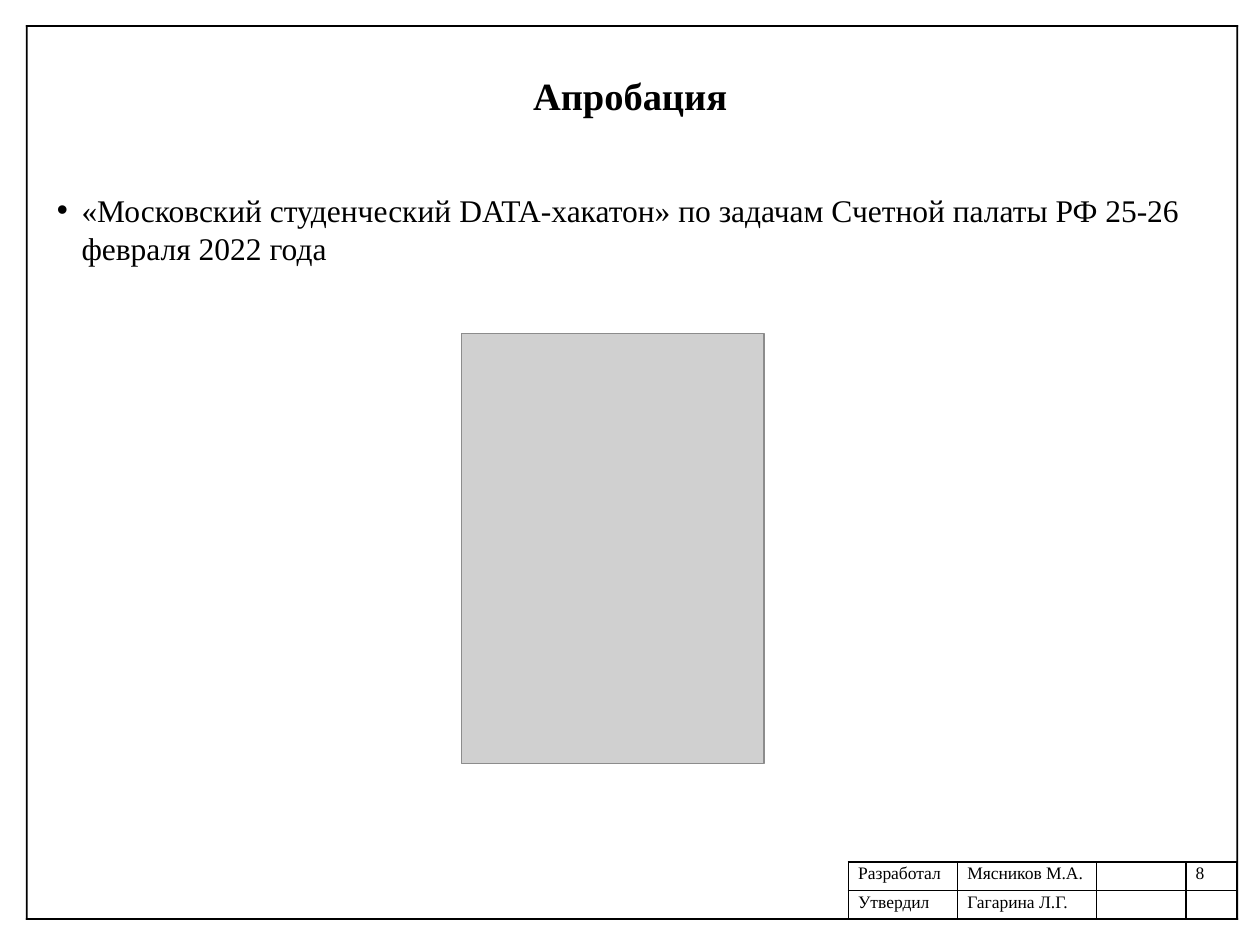
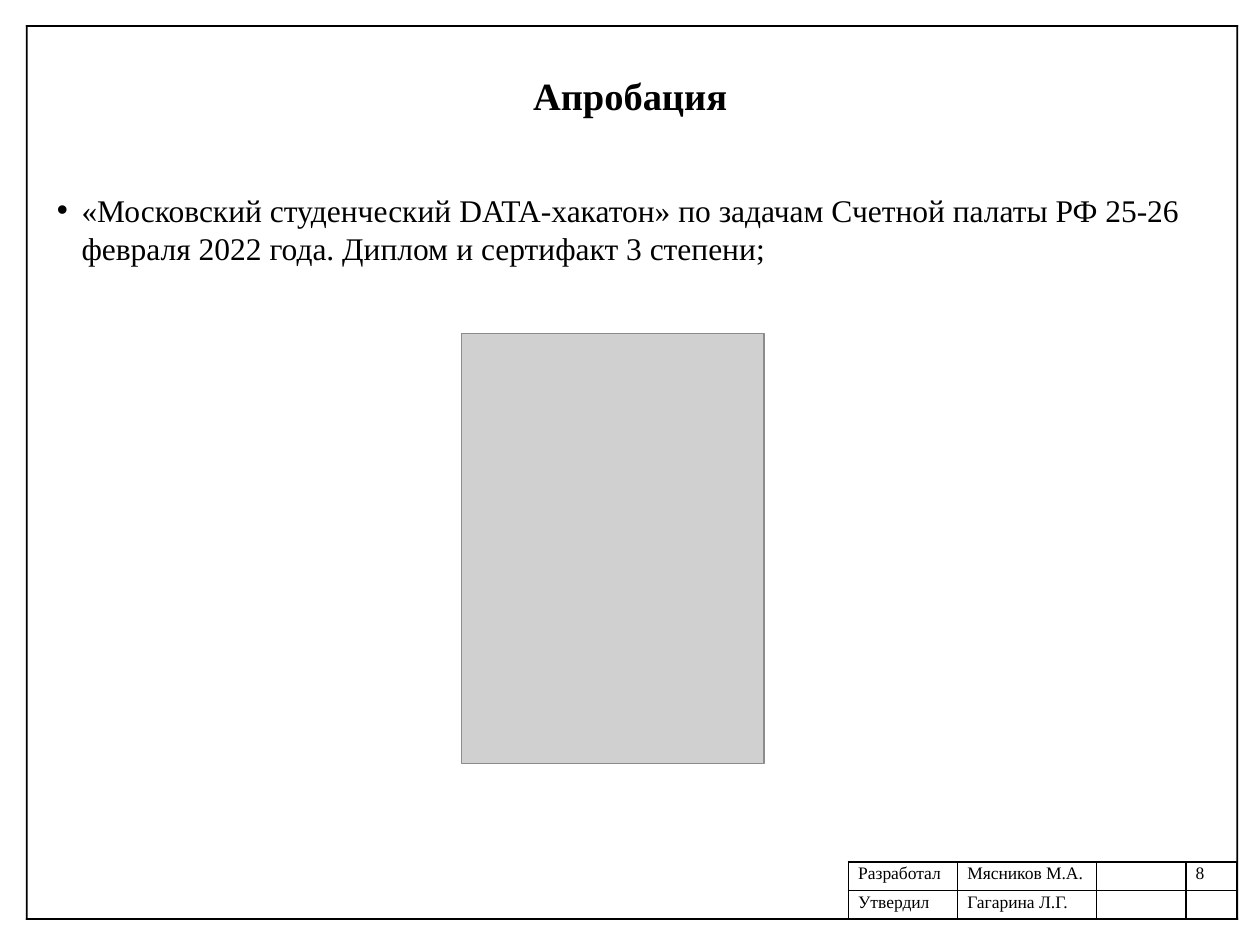
Before and after one commit to mJaJksJ/VCR, a slide deck: slide 8 of Технологическая практика/Презентация отчета.pptx. Drawn at 1260x945 pixels with LibreOffice and Linux fonts; fonts in the diff are those of the drawing; grey boxes stand for pictures. Boxes give left, top, right and bottom in pixels: in the first picture for what was removed or moved away, otherwise in the second. Text is boxed around its words. In the diff, an @@ line names an element or a change of style, - is before the commit and + after.

```diff
--- a/Технологическая практика/Презентация отчета.pptx
+++ b/Технологическая практика/Презентация отчета.pptx
@@ text at [82, 200, 1178, 266]: text changed @@
-• «Московский студенческий DATA-хакатон» по задачам Счетной палаты РФ 25-26 февраля 2022 года
+• «Московский студенческий DATA-хакатон» по задачам Счетной палаты РФ 25-26 февраля 2022 года. Диплом и сертифакт 3 степени;
```
Also in this commit, not shown: 1 other slide changed, 1 other file.
